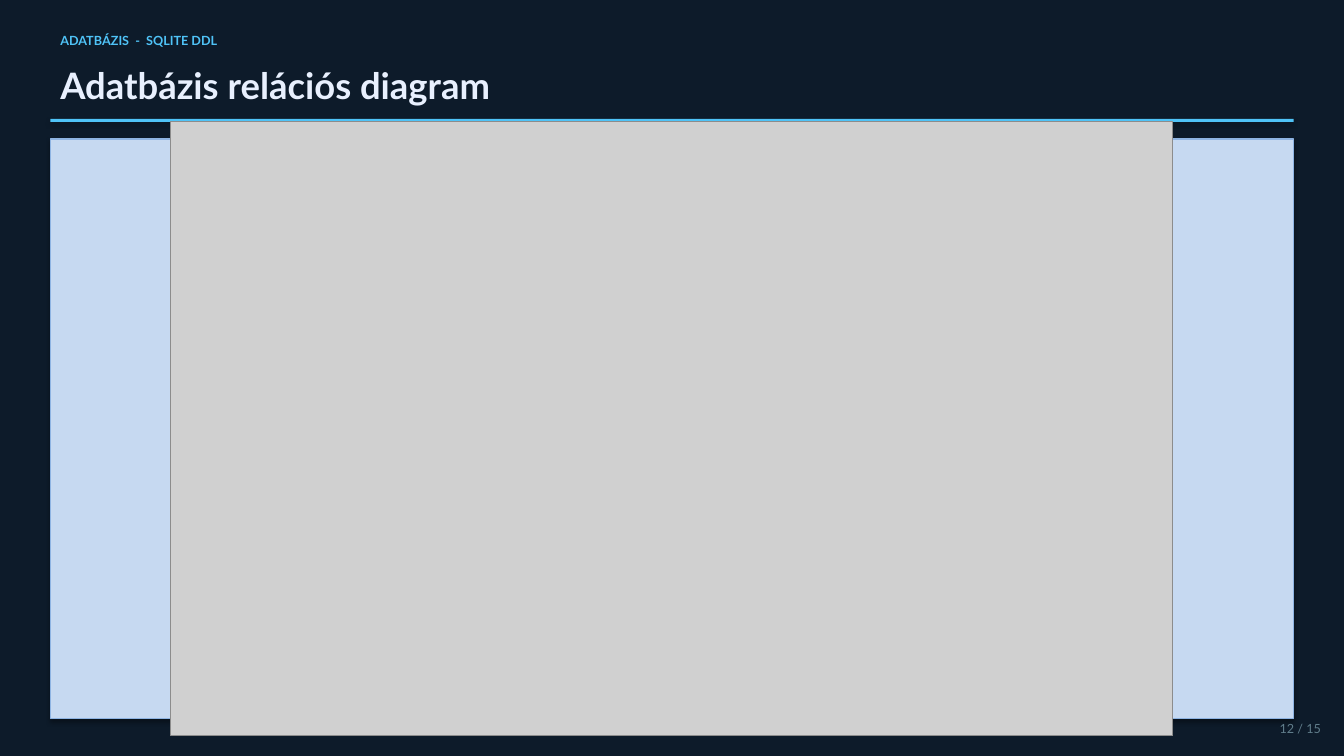
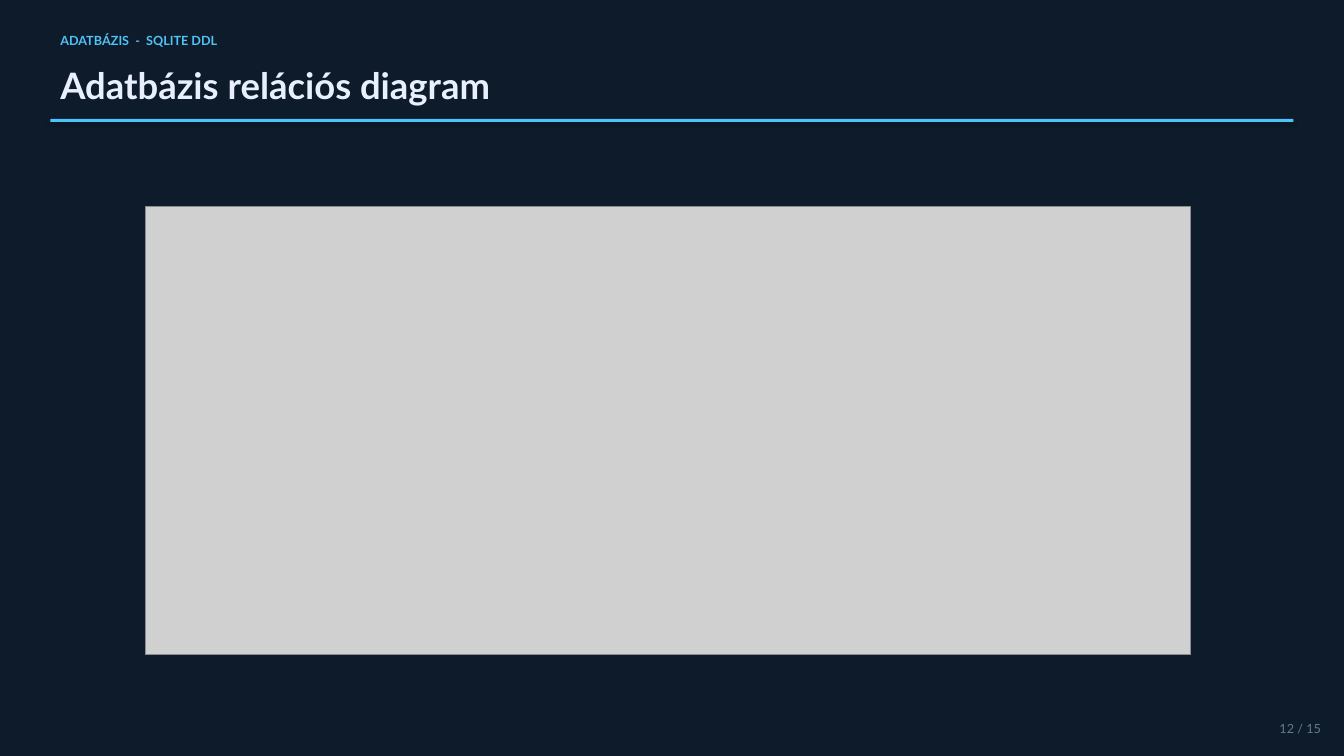
Before and after one commit to GyulaBarnabas/Projektmunka-Hibabejelento, a slide deck: slide 6 of eloadas/Hibabejelento_Prezentacio.pptx. Drawn at 1344x756 pixels with LibreOffice and Linux fonts; fonts in the diff are those of the drawing; grey boxes stand for pictures. Boxes give left, top, right and bottom in pixels: in the first picture for what was removed or moved away, otherwise in the second. Text is boxed around its words. In the diff, an @@ line names an element or a change of style, - is before the commit and + after.

```diff
--- a/eloadas/Hibabejelento_Prezentacio.pptx
+++ b/eloadas/Hibabejelento_Prezentacio.pptx
@@ rectangle removed at bbox=[50, 139, 1294, 719] @@
@@ picture: place and size @@
-picture at bbox=[170, 122, 1173, 736]
+picture at bbox=[145, 207, 1191, 654]
```
Also in this commit, not shown: 3 other slides changed, 12 other files.
